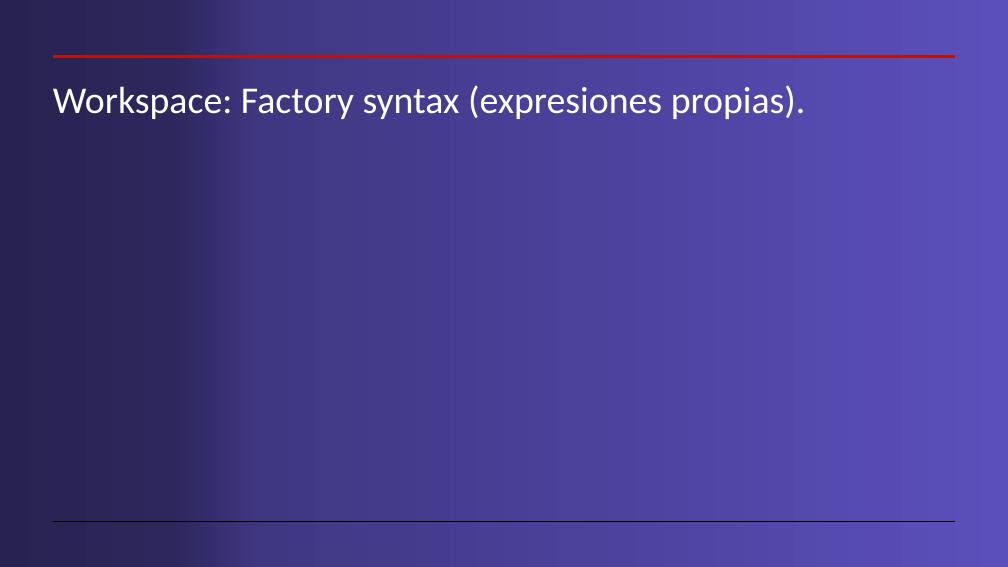
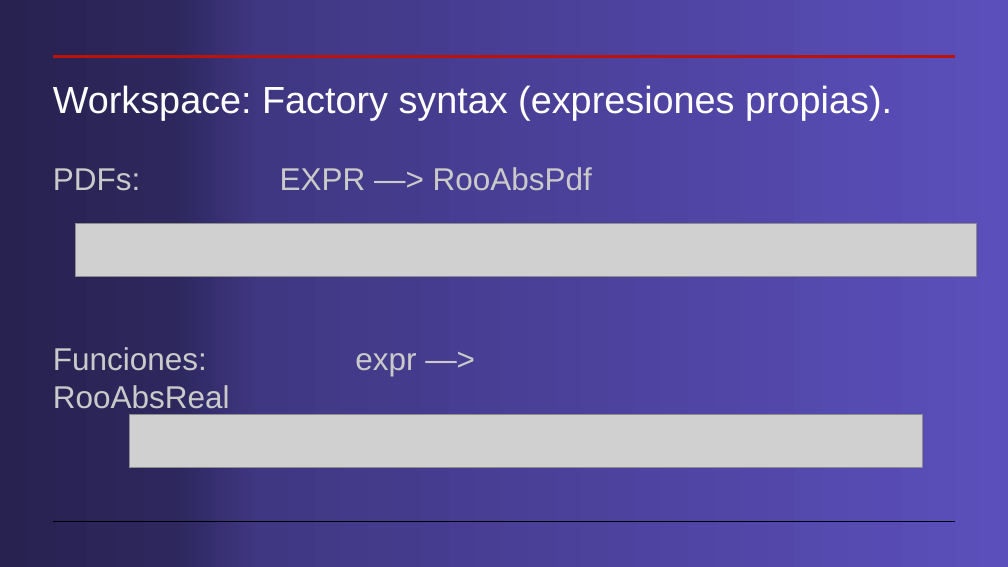
Before and after one commit to cdavidgutierrez/ProyectoFinal_CERN_ROOT, a slide deck: slide 11 of Workspaces en root.pptx (slide 9 before the commit). Drawn at 1008x567 pixels with LibreOffice and Linux fonts; fonts in the diff are those of the drawing; grey boxes stand for pictures. Boxes give left, top, right and bottom in pixels: in the first picture for what was removed or moved away, otherwise in the second. Text is boxed around its words. In the diff, an @@ line names an element or a change of style, - is before the commit and + after.

```diff
--- a/Workspaces en root.pptx
+++ b/Workspaces en root.pptx
@@ title "Workspace: Factory syntax (expresiones propias)." at box(53, 85, 892, 120): font Calibri to Arial @@
@@ text added at box(53, 167, 592, 191), 30 pt, text #CACACA @@
+PDFs: EXPR —> RooAbsPdf
@@ picture added at box(75, 223, 976, 277) @@
@@ text added at box(53, 347, 416, 376), 30 pt, text #CACACA @@
+Funciones: expr —> RooAbsReal
@@ picture added at box(129, 414, 923, 468) @@
```
Also in this commit, not shown: 13 other slides changed, 2 slides added.
